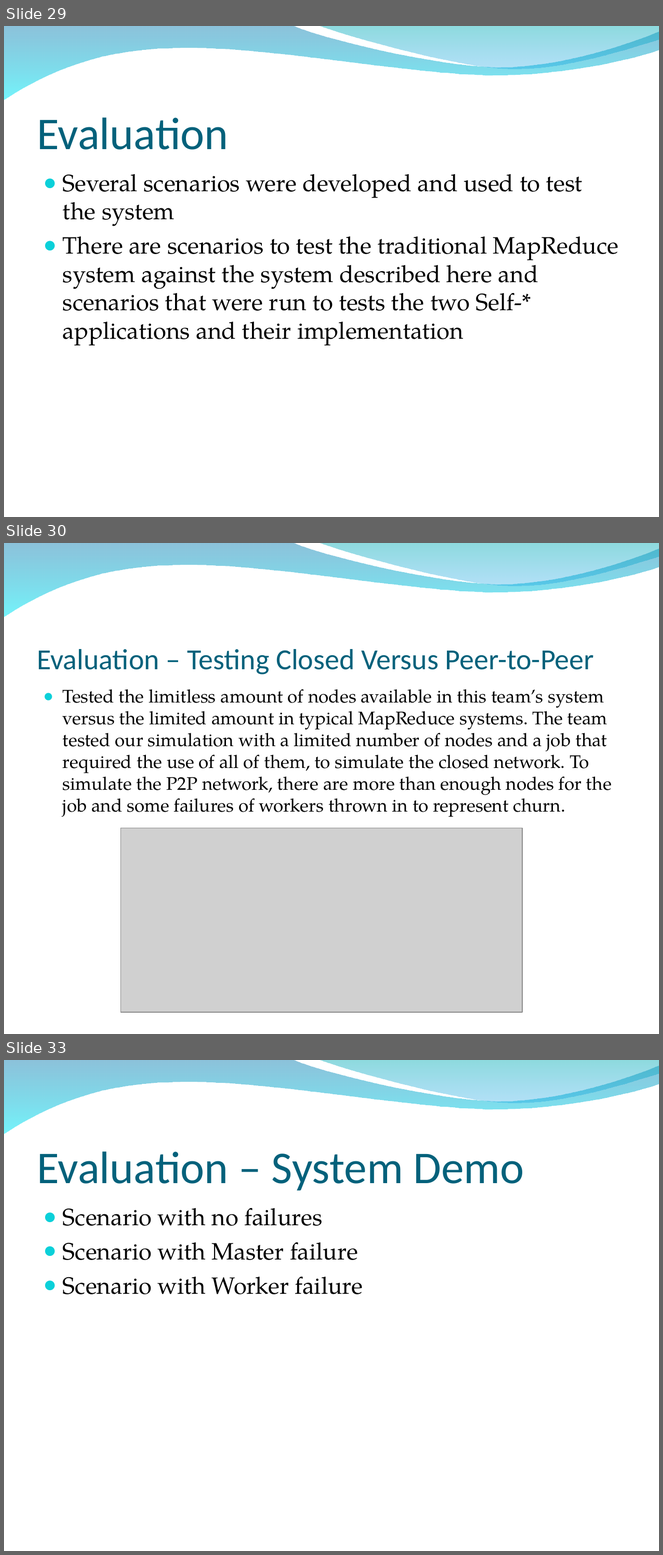
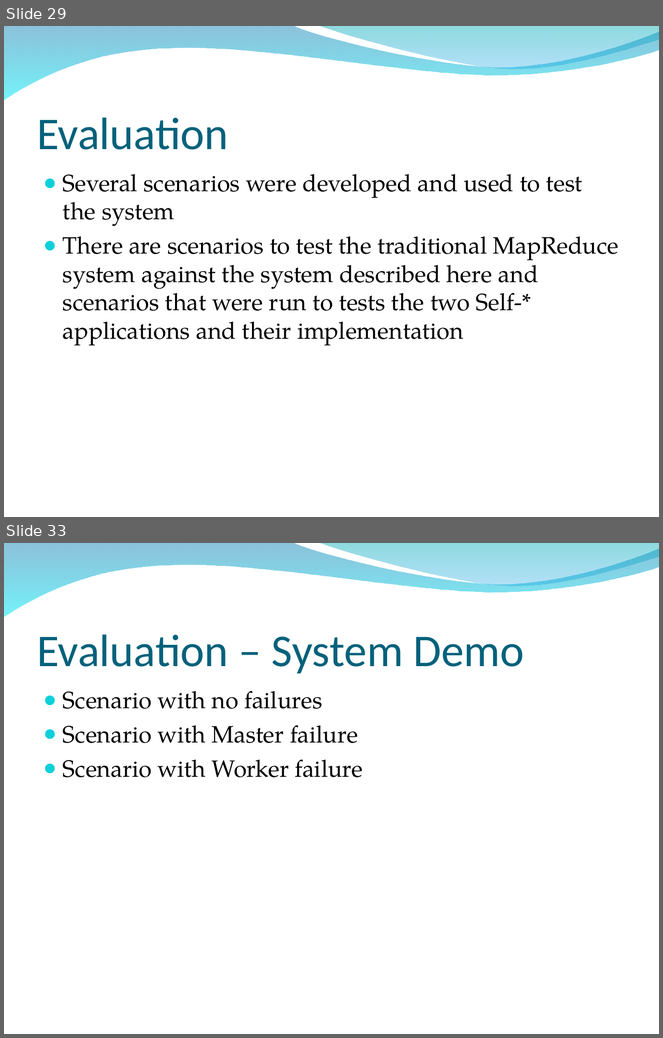
Before and after one commit to osecki/cs647, a slide deck: Documentation/Final Paper and Slides/MapReduce Final Presentation.ppt. Shown one above the other, each under a label of ours: slides 29, 30 and 33 before the commit, slides 29 and 33 after it; the slides between them are not shown. The pictures are 663x1555 and 663x1038 pixels, drawn with LibreOffice and Linux fonts; fonts in the diff are those of the drawing; grey boxes stand for pictures; background and template pictures are left out. Boxes give left, top, right and bottom in pixels: in the first picture for what was removed or moved away, otherwise in the second. Text is boxed around its words. In the diff, an @@ line names an element or a change of style, - is before the commit and + after.

```diff
--- a/Documentation/Final Paper and Slides/MapReduce Final Presentation.ppt
+++ b/Documentation/Final Paper and Slides/MapReduce Final Presentation.ppt
@@ slide 30 removed at (4, 543, 659, 1034), background picture (left out); not listed: 2 template elements that a slide beside it also shows @@
@@ title removed at (37, 649, 595, 675) @@
-Evaluation – Testing Closed Versus Peer-to-Peer
@@ text removed at (63, 689, 612, 817) @@
-● Tested the limitless amount of nodes available in this team’s system versus the limited amount in typical MapReduce systems. The team tested our simulation with a limited number of nodes and a job that required the use of all of them, to simulate the closed network. To simulate the P2P network, there are more than enough nodes for the job and some failures of workers thrown in to represent churn.
@@ picture removed at (120, 828, 522, 1012) @@
```
Also in this commit, not shown: 3 slides changed, 1 slide added.
